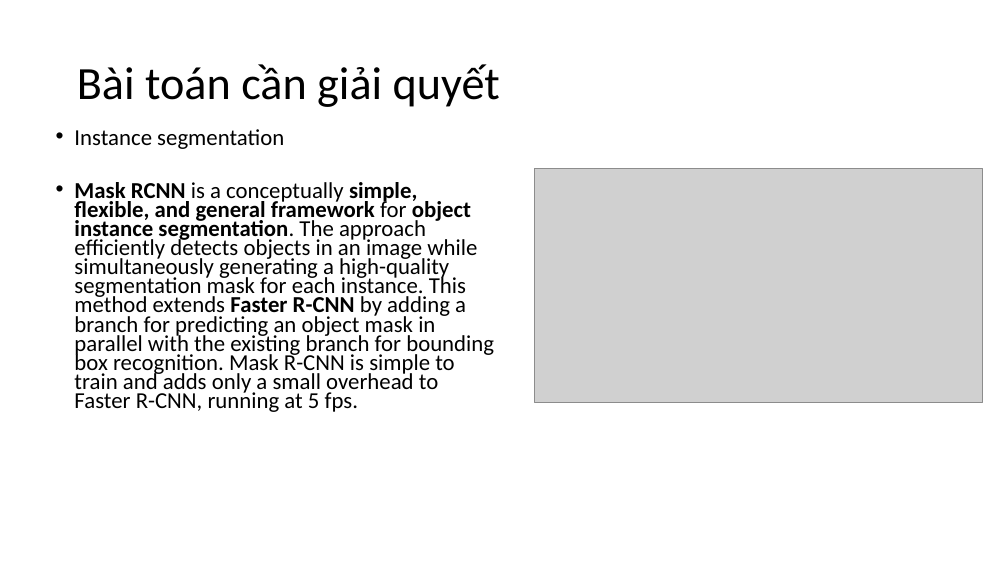
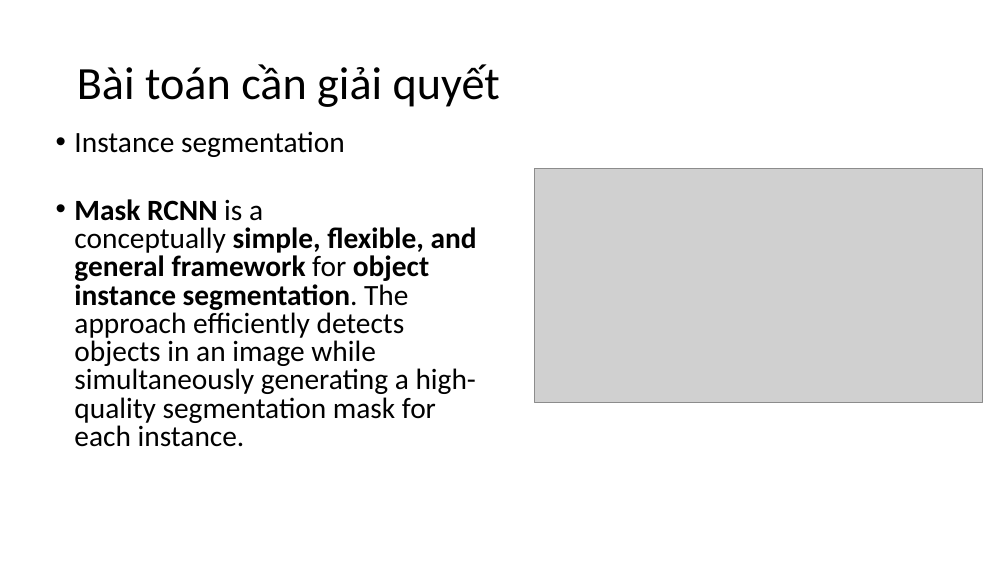
Before and after one commit to quyethv15uit/CS2205.CH1501, a slide deck: slide 2 of QT31.pptx. Drawn at 1008x567 pixels with LibreOffice and Linux fonts; fonts in the diff are those of the drawing; grey boxes stand for pictures. Boxes give left, top, right and bottom in pixels: in the first picture for what was removed or moved away, otherwise in the second. Text is boxed around its words. In the diff, an @@ line names an element or a change of style, - is before the commit and + after.

```diff
--- a/QT31.pptx
+++ b/QT31.pptx
@@ text at (74, 131, 345, 157): size 21.7 to 28 pt in "Instance segmentation"; line spacing 0.7 to 0.8 @@
@@ text at (74, 199, 477, 447): text changed; size 21.7 to 28 pt @@
-• Mask RCNN is a conceptually simple, flexible, and general framework for object instance segmentation. The approach efficiently detects objects in an image while simultaneously generating a high-quality segmentation mask for each instance. This method extends Faster R-CNN by adding a branch for predicting an object mask in parallel with the existing branch for bounding box recognition. Mask R-CNN is simple to train and adds only a small overhead to Faster R-CNN, running at 5 fps.
+• Mask RCNN is a conceptually simple, flexible, and general framework for object instance segmentation. The approach efficiently detects objects in an image while simultaneously generating a high-quality segmentation mask for each instance.
```
Also in this commit, not shown: 1 slide added, 1 slide removed.
